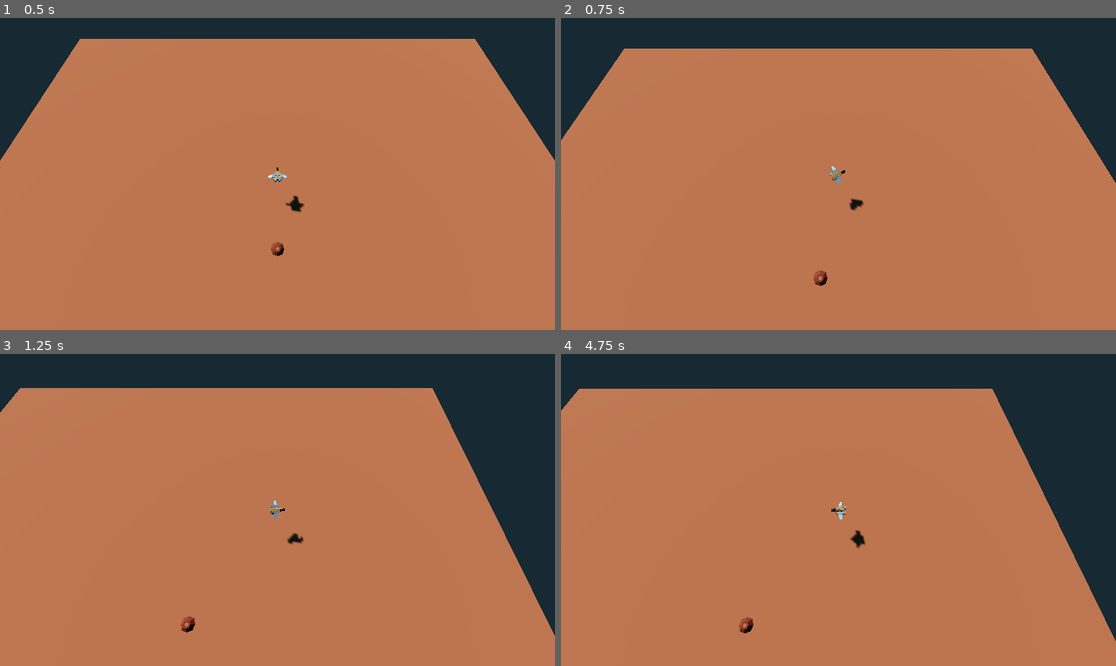
Above: before the commit, frames 1-4 (two rows, left to right).
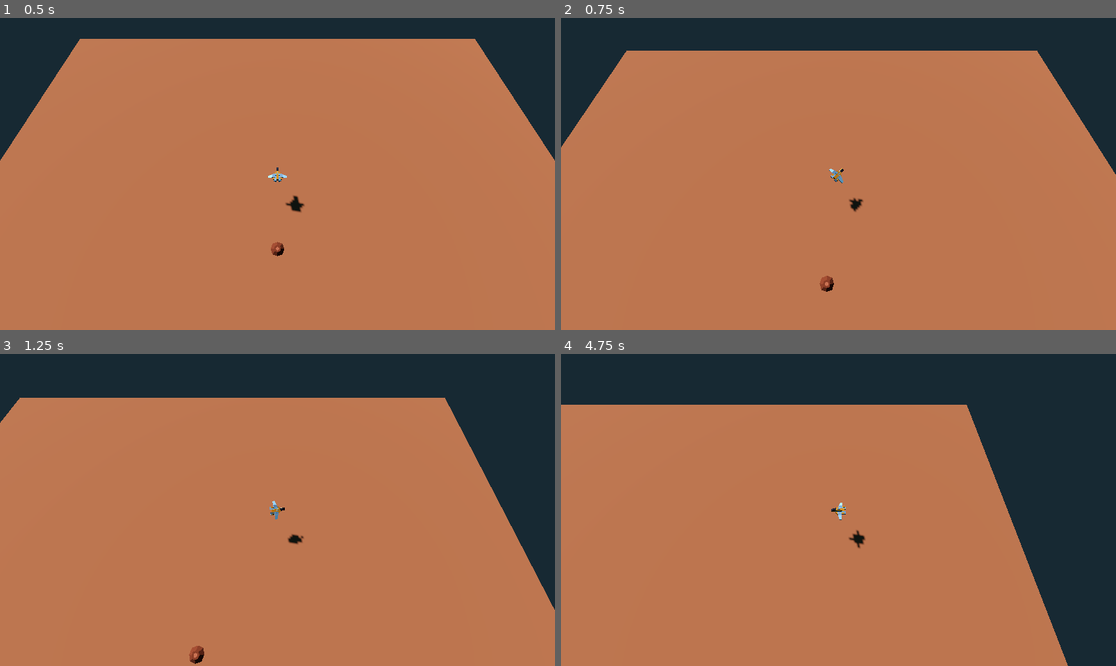
Above: after the commit, the same moments.

Repository: joshuajenner/project-speed
Game: Godot game, scene res://levels/base_level.tscn
The game is run twice, just before and just after one commit, with the same random seed, the same clock (stepped at 60 frames per second) and the same inputs.
Inputs:
- Up to frame 1 (0.5 s): no input
- Up to frame 2 (0.75 s): hold D (move_right) from 0.53 s (still down)
- Up to frame 3 (1.25 s): keep holding D (move_right)
- Up to frame 4 (4.75 s): release D (move_right) at 1.28 s; hold S (move_down) 1.28-2.03 s; hold D (move_right) 2.03-2.78 s; hold W (move_up) 2.78-3.53 s; hold A (move_left) from 3.53 s (still down)

Frame 1 is identical in both runs. In frame 2, 1.3% of the frame differs, in the area x 0-100%, y 9-88%; in frame 3, 4.1%; in frame 4, 11%, in the area x 0-100%, y 11-100%.

Commit message:
improved roll functionality

Diff:
--- a/players/base_player.gd
+++ b/players/base_player.gd
@@ -11,7 +11,7 @@
 @export var speed_max: int = 500
 
 @export var accleration: int = 10
-@export var turn_speed : float = 0.1
+@export var turn_speed : float = 0.05
 
 @export var direction_target: Vector2 = Vector2(0, 0)
 @export var direction_current: Vector2 = Vector2(0, 1)
@@ -64,7 +64,7 @@
 
 	if has_active_target_direction:
 		var angle_to_target = rad_to_deg(direction_current.angle_to(direction_target))
-		if angle_to_target > 1:
+		if angle_to_target > 5:
 			lerp_add_ship_roll(angle_to_target)
 		else:
 			lerp_reset_ship_roll()
@@ -93,11 +93,16 @@
 
 
 func lerp_reset_ship_roll() -> void:
-	var lowered_roll = lerpf(ship_mesh_pivot.rotation.x, 0, 0.1)
-	if lowered_roll <= 1:
-		ship_mesh_pivot.rotation.x = 0
-	else:
-		ship_mesh_pivot.rotation.x = lowered_roll
+	ship_mesh_pivot.rotation.x = lerpf(ship_mesh_pivot.rotation.x, 0, 0.1)
+#	if lowered_roll <= 1:
+#		ship_mesh_pivot.rotation.x = 0
+#	else:
+#		ship_mesh_pivot.rotation.x = lowered_roll
+#	var lowered_roll = lerpf(ship_mesh_pivot.rotation.x, 0, 0.1)
+#	if lowered_roll <= 1:
+#		ship_mesh_pivot.rotation.x = 0
+#	else:
+#		ship_mesh_pivot.rotation.x = lowered_roll
 
 
 func dot_to_added_roll(dot: float) -> int:
